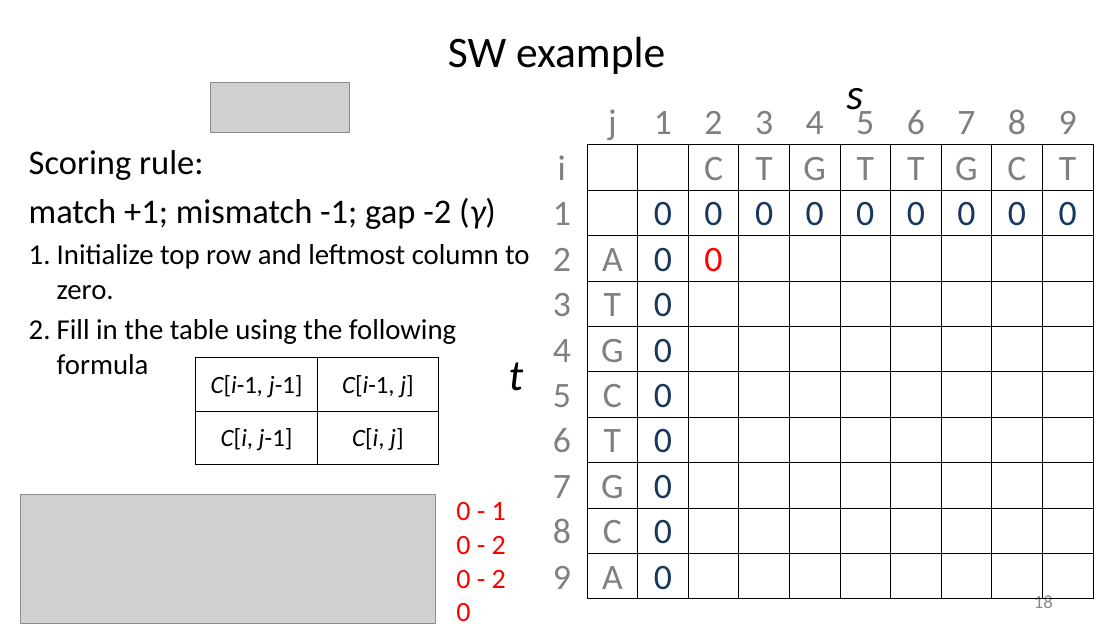
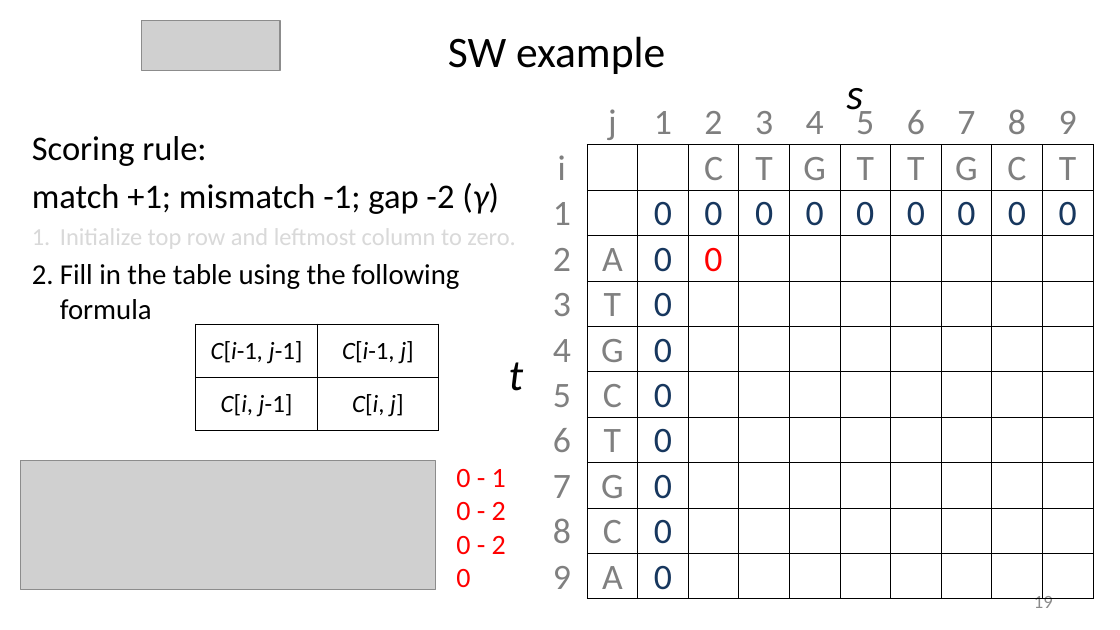
Before and after one commit to liu3zhenlab/teaching, a slide deck: slide 19 of PLPTH813Bioinformatis/2025/1_lecture/lecture04_alignment_I.pptx (slide 18 before the commit). Drawn at 1120x630 pixels with LibreOffice and Linux fonts; fonts in the diff are those of the drawing; grey boxes stand for pictures. Boxes give left, top, right and bottom in pixels: in the first picture for what was removed or moved away, otherwise in the second. Text is boxed around its words. In the diff, an @@ line names an element or a change of style, - is before the commit and + after.

```diff
--- a/PLPTH813Bioinformatis/2025/1_lecture/lecture04_alignment_I.pptx
+++ b/PLPTH813Bioinformatis/2025/1_lecture/lecture04_alignment_I.pptx
@@ picture added at (142,21,280,71) @@
@@ picture removed at (211,83,348,132) @@
@@ text "Scoring rule:": place and size @@
-text "Scoring rule:" at (29,150,530,375)
+text "Scoring rule:" at (32,136,515,320)
@@ text at (60,222,515,252): size 18.5 to 15.7 pt, text colour #000000 to #D9D9D9 in "Initialize top row and leftmost column to ..." @@
@@ 1 text, 1 table, 1 picture: place and size @@
-1 text, 1 table, 1 picture at (20,358,506,624)
+1 text, 1 table, 1 picture at (20,324,506,590)
@@ page number at (1034,592,1053,608): text changed @@
-18
+19
```
Also in this commit, not shown: 10 other slides changed, 1 slide added, 2 other files.
